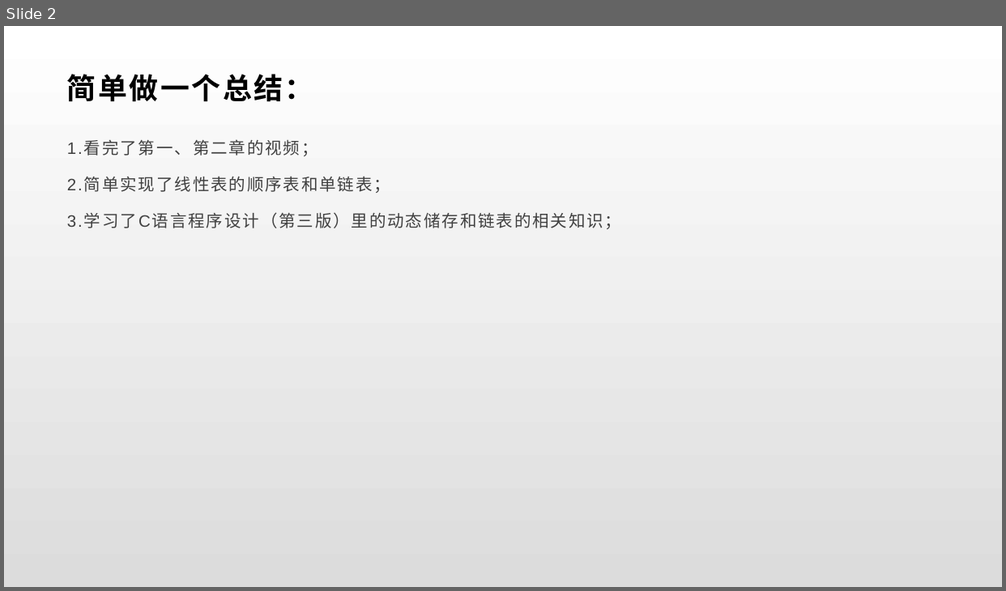
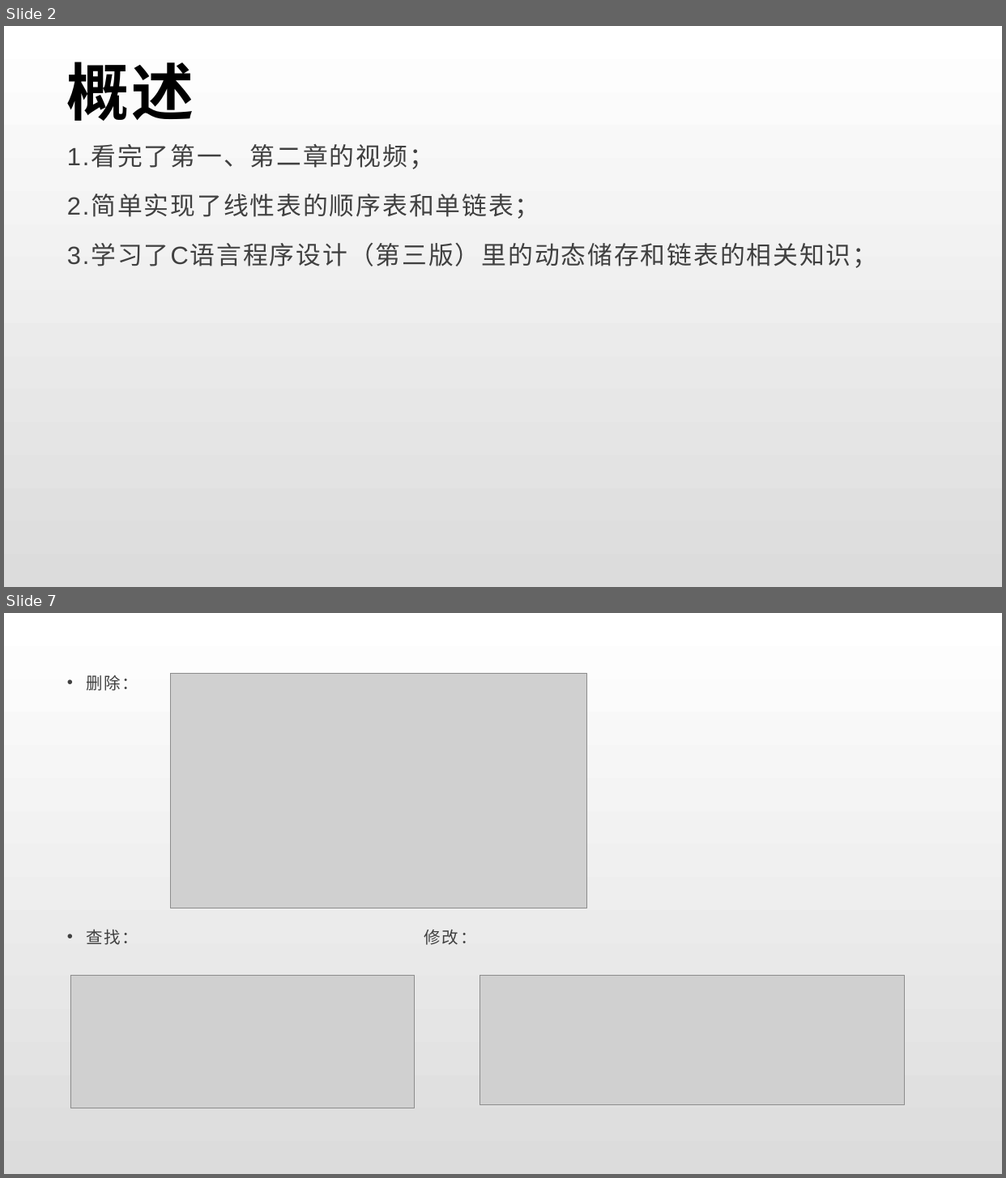
Before and after one commit to SSPUlearningteam1/WHS, a slide deck: 20200113-20190117王华胜.pptx. Shown one above the other, each under a label of ours: slide 2 before the commit, slides 2 and 7 after it; the slides between them are not shown. The pictures are 1006x591 and 1006x1178 pixels, drawn with LibreOffice and Linux fonts; fonts in the diff are those of the drawing; grey boxes stand for pictures. Boxes give left, top, right and bottom in pixels: in the first picture for what was removed or moved away, otherwise in the second. Text is boxed around its words. In the diff, an @@ line names an element or a change of style, - is before the commit and + after.

```diff
--- a/20200113-20190117王华胜.pptx
+++ b/20200113-20190117王华胜.pptx
@@ slide 7 added at bbox=[4, 613, 1002, 1174], background gradient #FFFFFF to #DCDCDC @@
@@ text added at bbox=[86, 675, 476, 945], 16 pt, text #404040 @@
+• 删除：
+• 查找： 修改：
@@ picture added at bbox=[171, 674, 588, 908] @@
@@ picture added at bbox=[70, 976, 414, 1109] @@
@@ picture added at bbox=[480, 976, 905, 1105] @@
@@ slide 2 changed as well @@
@@ title at bbox=[67, 62, 194, 121]: text changed; size 28 to 60 pt @@
-简单做一个总结：
+概述
@@ text "1.看完了第一、第二章的视频；" at bbox=[67, 146, 877, 268]: size 16 to 24 pt @@
```
Also in this commit, not shown: 1 other slide changed, 4 other slides added.
